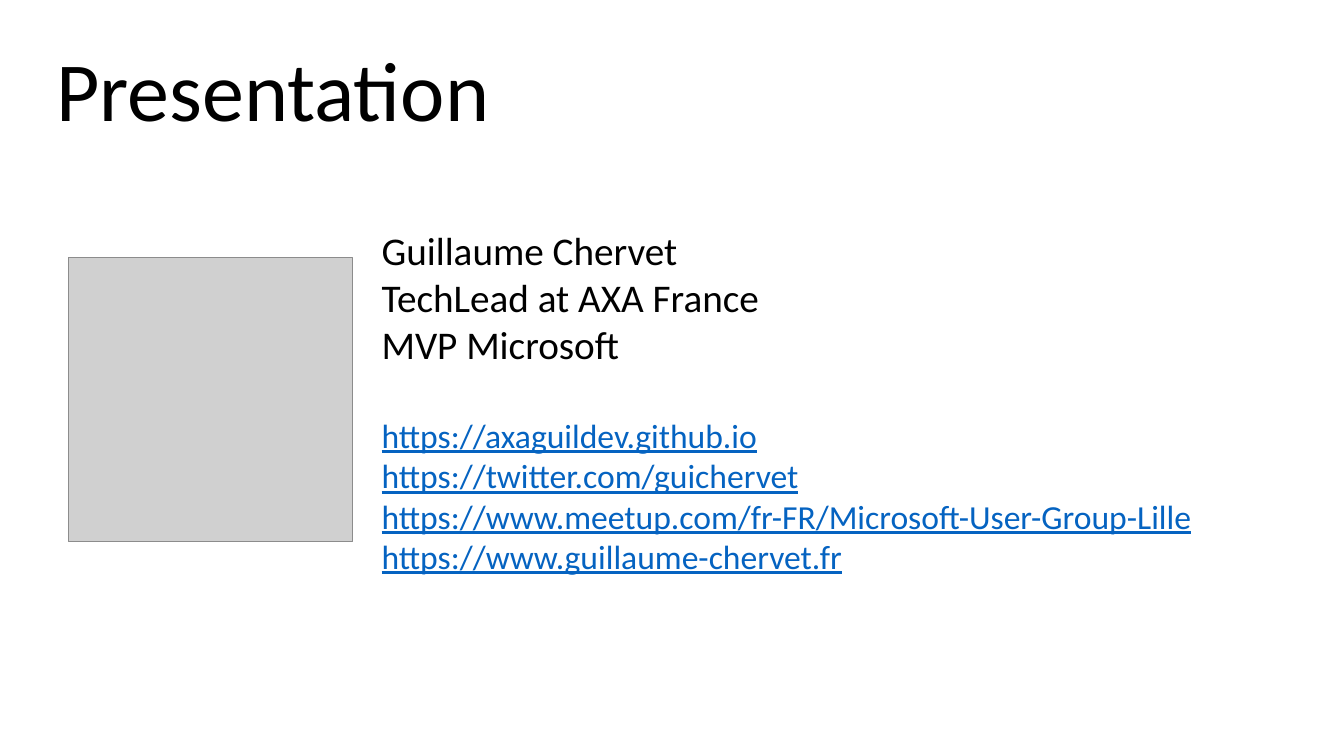
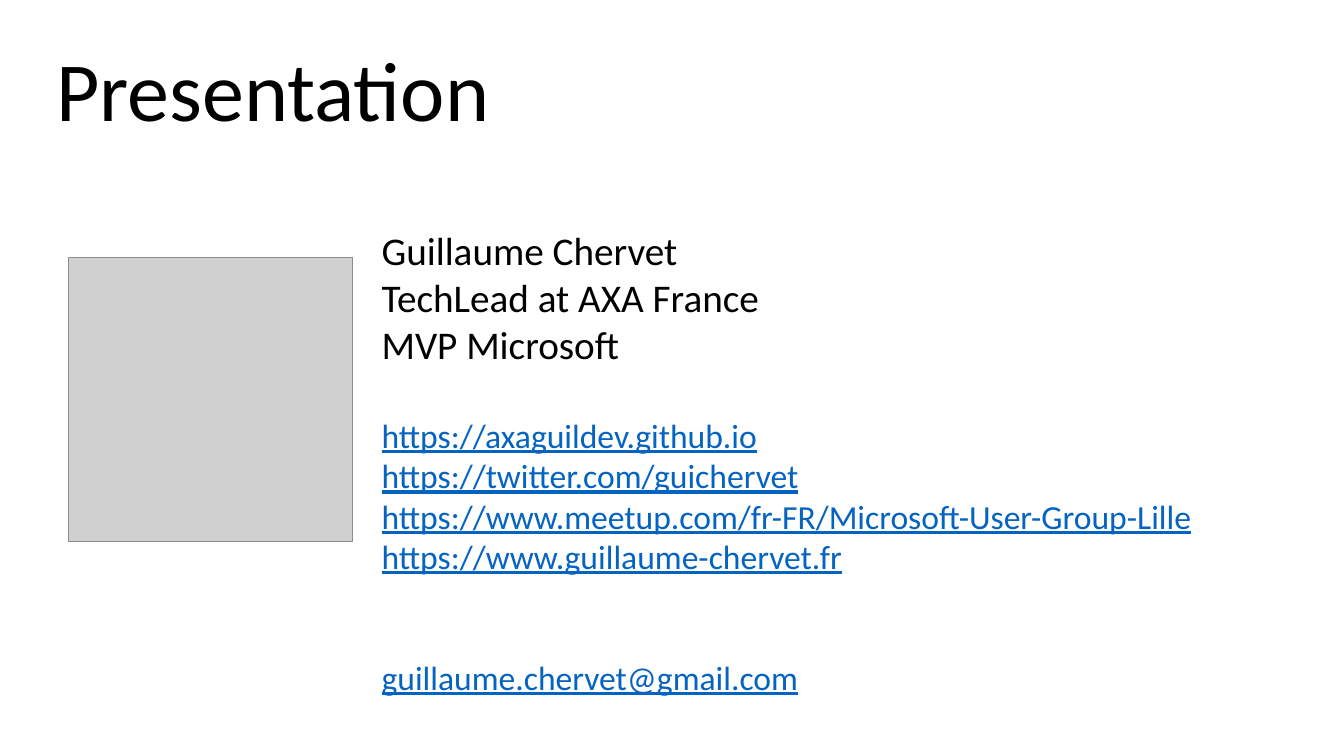
Before and after one commit to guillaume-chervet/course.dotnet, a slide deck: slide 2 of documentations/dotnet.pptx. Drawn at 1344x756 pixels with LibreOffice and Linux fonts; fonts in the diff are those of the drawing; grey boxes stand for pictures. Boxes give left, top, right and bottom in pixels: in the first picture for what was removed or moved away, otherwise in the second. Text is boxed around its words. In the diff, an @@ line names an element or a change of style, - is before the commit and + after.

```diff
--- a/documentations/dotnet.pptx
+++ b/documentations/dotnet.pptx
@@ text at [382, 666, 798, 696]: paragraph added @@
+guillaume.chervet@gmail.com
```
Also in this commit, not shown: 3 other slides changed.
